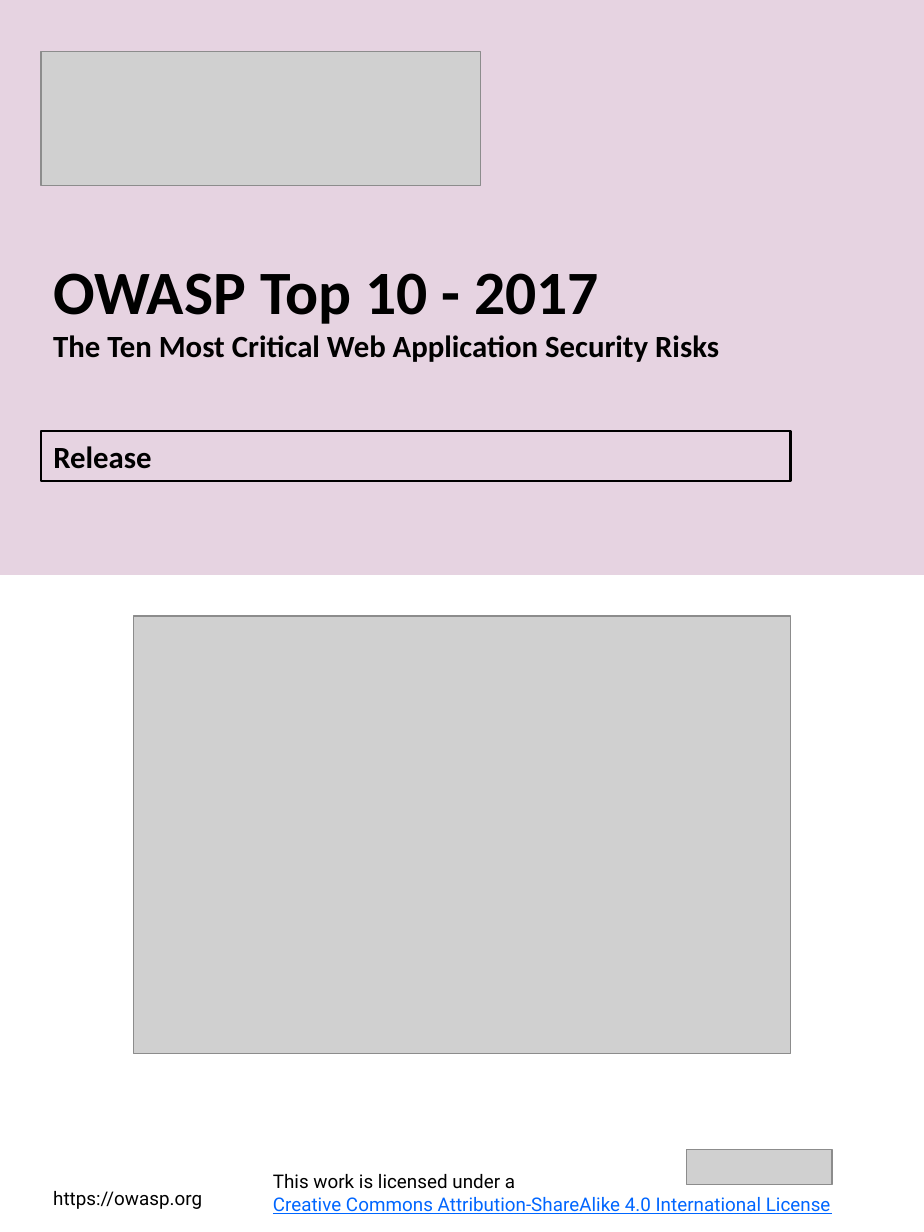
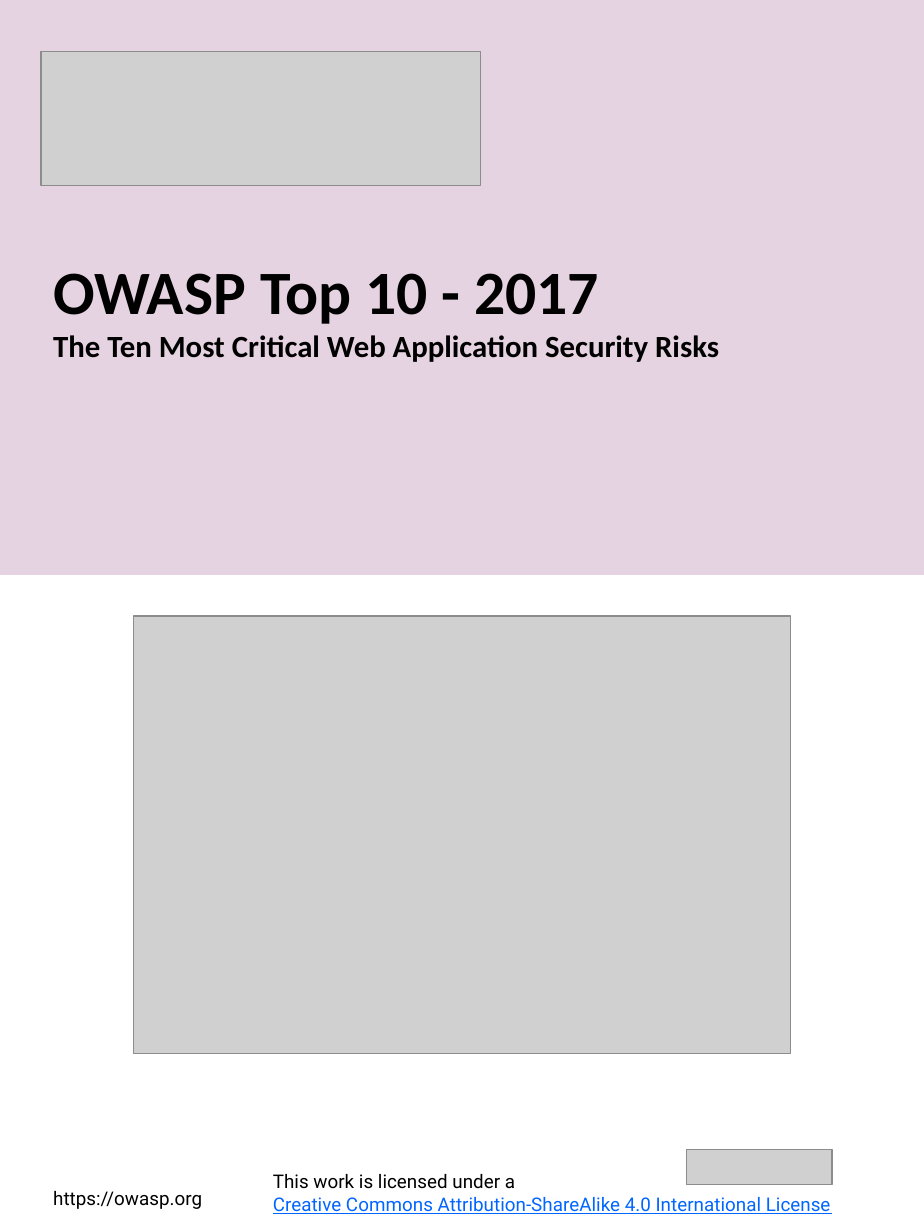
Before and after one commit to OWASP/Top10, a slide deck: slide 1 of 2017/OWASP Top 10-2017 (en).pptx. Drawn at 924x1232 pixels with LibreOffice and Linux fonts; fonts in the diff are those of the drawing; grey boxes stand for pictures. Boxes give left, top, right and bottom in pixels: in the first picture for what was removed or moved away, otherwise in the second. Text is boxed around its words. In the diff, an @@ line names an element or a change of style, - is before the commit and + after.

```diff
--- a/2017/OWASP Top 10-2017 (en).pptx
+++ b/2017/OWASP Top 10-2017 (en).pptx
@@ rectangle removed at [41,431,790,480] @@
-Release
```
Also in this commit, not shown: 3 other slides changed, 1 other file.
